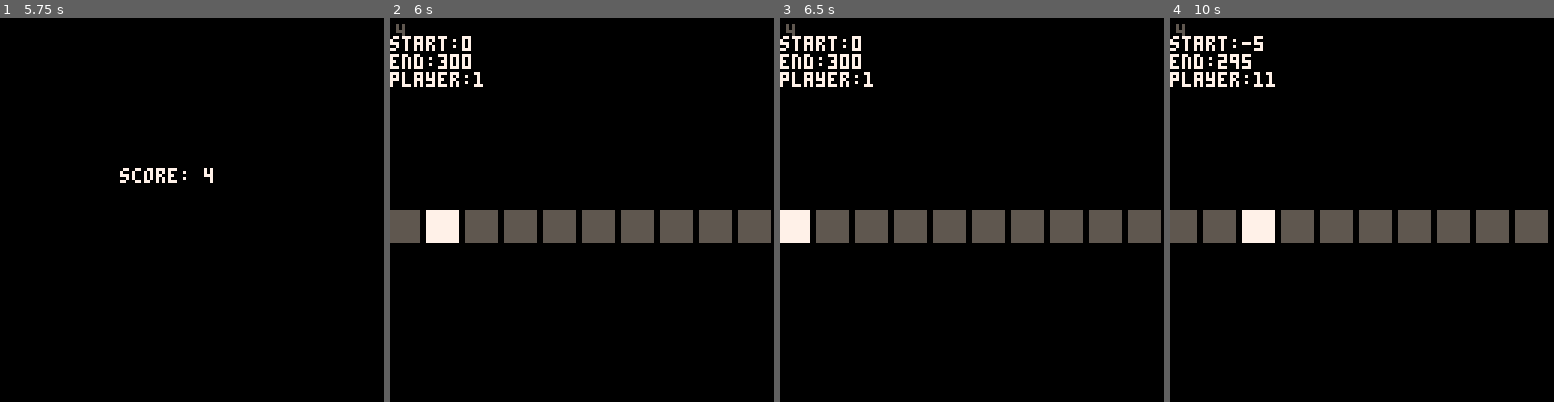
Above: before the commit, frames 1-4 (left to right).
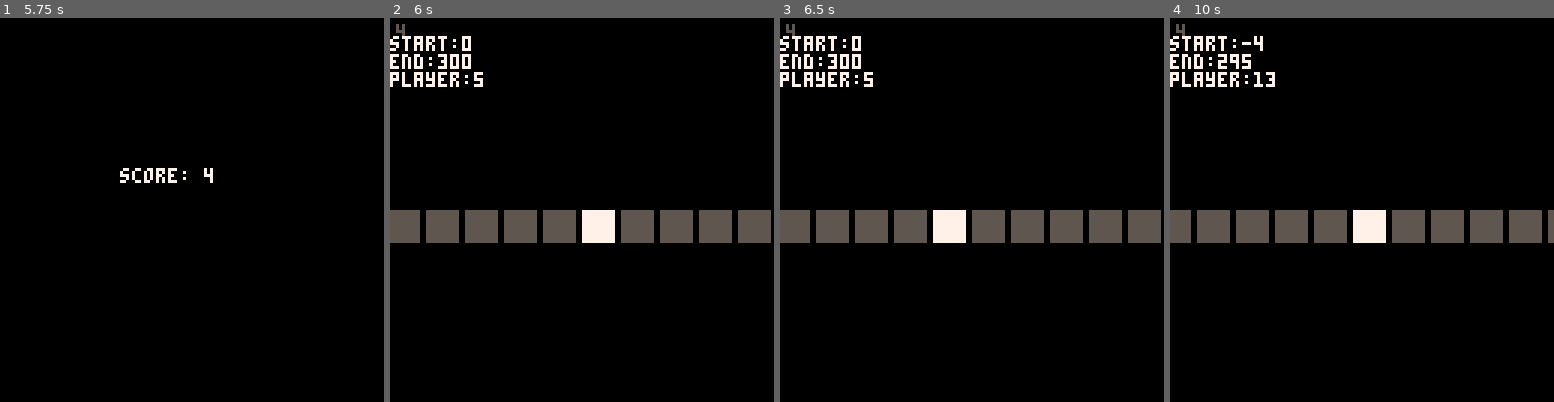
Above: after the commit, the same moments.

Repository: abemassry/dimensional-jump
Game: PICO-8 cartridge dimensional-jump.p8
The game is run twice, just before and just after one commit, with the same random seed, the same clock (stepped at 60 frames per second) and the same inputs.
Inputs:
- Up to frame 1 (5.75 s): tap X (X key) at 0.33, 1.07, 1.85, 2.97, 4.08, 5.2 s; tap O (Z key) at 0.7, 1.7, 2.1, 2.5, 2.9, 3.3, 3.7, 4.1, 4.5, 4.9, 5.3, 5.7 s; hold Right 1.6-2.1 s; hold Up 2.15-2.42 s; hold Right 2.47-3.03 s; hold Left 3.08-3.58 s; hold Down 3.63-3.97 s; hold Right 4.02-4.68 s; hold Up 4.73-5.03 s; hold Left 5.08-5.68 s; hold Down from 5.73 s (still down)
- Up to frame 2 (6 s): keep holding Down
- Up to frame 3 (6.5 s): release Down at 6.03 s; hold Right from 6.08 s (still down); tap O (Z key) at 6.1 s; tap X (X key) at 6.32 s
- Up to frame 4 (10 s): tap O (Z key) every 0.4 s from 6.5 to 9.7 s; release Right at 6.58 s; hold Right 6.63-7.13 s; hold Up 7.18-7.45 s; tap X (X key) at 7.43, 8.55, 9.67 s; hold Right 7.5-8.07 s; hold Left 8.12-8.62 s; hold Down 8.67-9 s; hold Right 9.05-9.72 s; hold Up from 9.77 s (still down)

Frame 1 is identical in both runs. In frame 2, 1.5% of the frame differs, in the area x 9-59%, y 14-59%; in frame 3, 1.5%; in frame 4, 4.0%, in the area x 5-100%, y 4-59%.

Commit message:
auto advancing 1d level

Diff:
--- a/dimensional-jump.p8
+++ b/dimensional-jump.p8
@@ -137,8 +137,9 @@
 		start_pos = 0,
 		end_pos = 300,
 		end_tile = 88,
-		player_pos = 1,
+		player_pos = 5,
 		allow_timer = 0,
+		tick_timer = 0,
 		t=0,
 		update=function(self)
 			-- handle right button press
@@ -160,6 +161,13 @@
 				if self.t % 14 == 0 then
 					self.allow_timer = false
 				end
+			end
+			self.tick_timer += 1
+			if self.tick_timer > 60 then
+				self.allow_timer = true
+				--self.start_pos-=1
+				self.end_pos-=1
+				self.tick_timer = 0
 			end
 		end,
 		draw=function(self)
